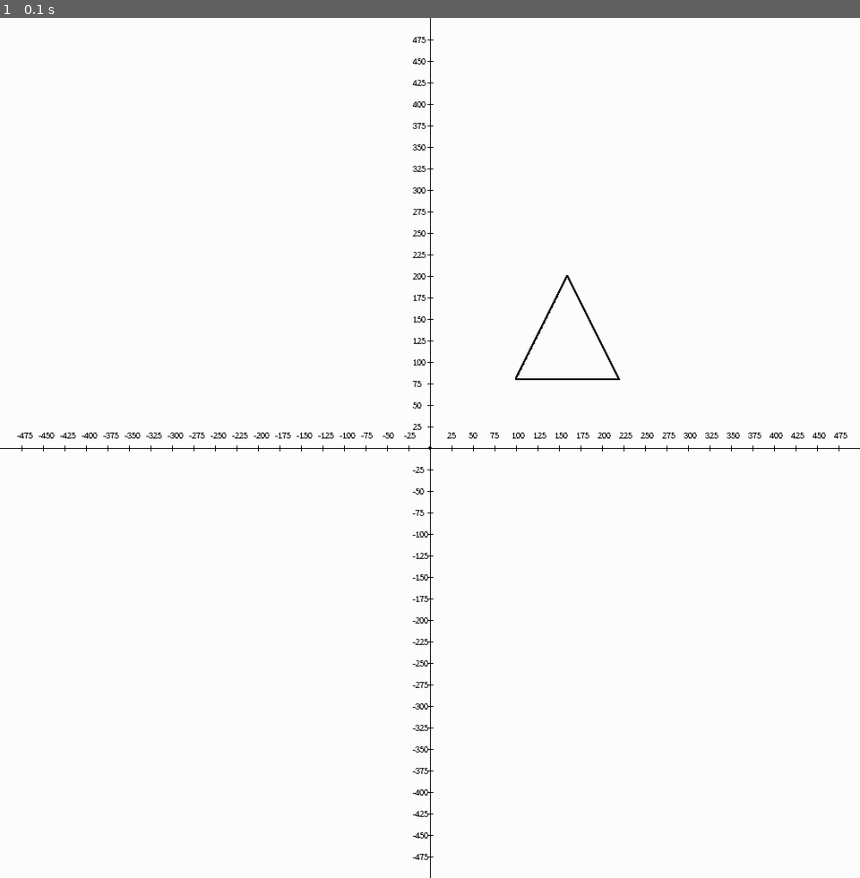
Above: before the commit, frame 1.
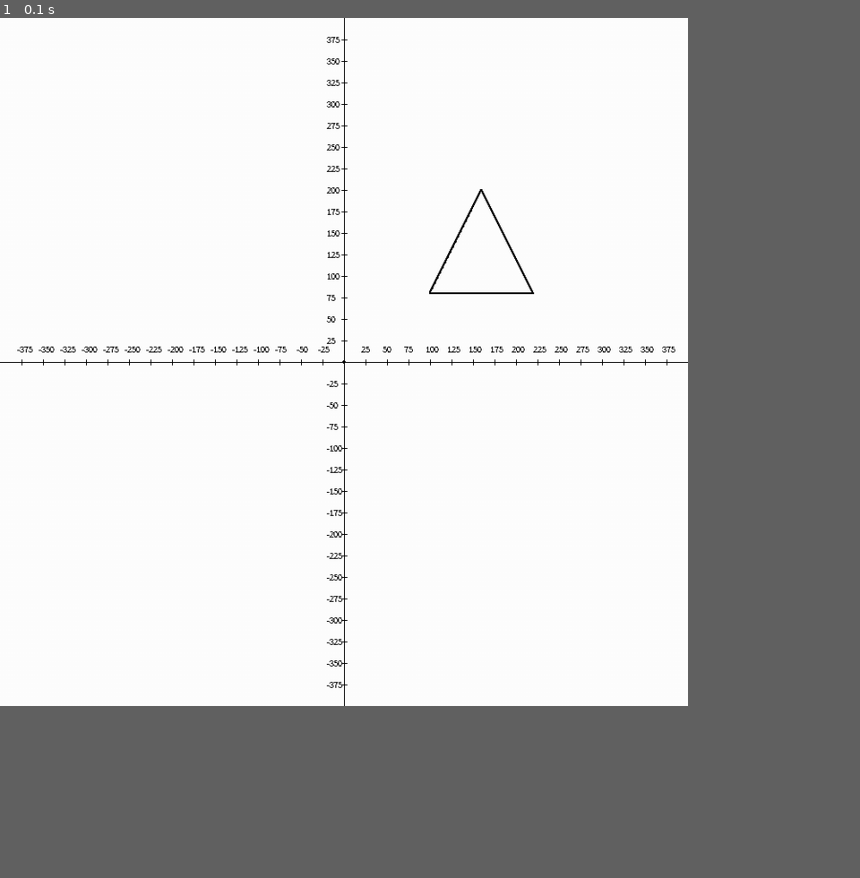
Above: after the commit, the same moment.

Repository: weth767/pycgeo
Game: pygame game, started from main.py
The game is run twice, just before and just after one commit, with the same random seed, the same clock (stepped at 60 frames per second) and the same inputs.
Inputs:
- Up to frame 1 (0.1 s): no input
The window is 900x900 before the commit and 720x720 after it. Grey fills any space a smaller window leaves; there, only what the larger window draws over its background counts as a difference.

The runs differ from the first frame. In frame 1, 1.9% of the frame differs, in the area x 0-100%, y 0-100%.

Commit message:
Finalizado a questão do plano cartesiano e adicionadas algumas constantes para facilitar o uso

Diff:
--- a/resources/__init__.py
+++ b/resources/__init__.py
@@ -1,8 +1,11 @@
 import abc
 import sys
+import tkinter
+
 import pygame
 from errors import Messages
 import tkinter as tk
+from tkinter import font
 from utils import Utils, Colors, Consts
 
 
@@ -47,33 +50,33 @@
         """
         half_height = self.h / 2
         half_width = self.w / 2
-        pygame.draw.line(self.screen, Colors.black, (0, half_height), (self.w, half_height))
-        pygame.draw.line(self.screen, Colors.black, (half_width, 0), (half_width, self.h))
-        pygame.draw.circle(self.screen, Colors.black, (half_width, half_height), 2, 0)
+        pygame.draw.line(self.screen, Colors.BLACK, (0, half_height), (self.w, half_height))
+        pygame.draw.line(self.screen, Colors.BLACK, (half_width, 0), (half_width, self.h))
+        pygame.draw.circle(self.screen, Colors.BLACK, (half_width, half_height), 2, 0)
         for w in range(1, int(half_width)):
             if w % 25 == 0:
                 # eixo x positivo
-                textxp = self.font.render(str(w), False, Colors.black)
+                textxp = self.font.render(str(w), False, Colors.BLACK)
                 self.screen.blit(textxp, (half_width + w - 5, (half_height - 20)))
-                pygame.draw.line(self.screen, Colors.black, (half_width + w, (half_height - 3)),
+                pygame.draw.line(self.screen, Colors.BLACK, (half_width + w, (half_height - 3)),
                                  (half_width + w, half_height + 3))
                 # eixo x negativo
-                textxn = self.font.render(f'-{str(w)}', False, Colors.black)
+                textxn = self.font.render(f'-{str(w)}', False, Colors.BLACK)
                 self.screen.blit(textxn, (half_width - 5 - w, (half_height - 20)))
-                pygame.draw.line(self.screen, Colors.black, (half_width - w, (half_height - 3)),
+                pygame.draw.line(self.screen, Colors.BLACK, (half_width - w, (half_height - 3)),
                                  (half_width - w, half_height + 3))
 
         for h in range(1, int(half_height)):
             if h % 25 == 0:
                 # eixo y positivo
-                textyp = self.font.render(str(h), False, Colors.black)
+                textyp = self.font.render(str(h), False, Colors.BLACK)
                 self.screen.blit(textyp, (half_width - 20, (half_height - h - 5)))
-                pygame.draw.line(self.screen, Colors.black, (half_width - 3, (half_height - h)),
+                pygame.draw.line(self.screen, Colors.BLACK, (half_width - 3, (half_height - h)),
                                  (half_width + 3, half_height - h))
                 # eixo y negativo
-                textyn = self.font.render(f'-{str(h)}', False, Colors.black)
+                textyn = self.font.render(f'-{str(h)}', False, Colors.BLACK)
                 self.screen.blit(textyn, (half_width - 20, (half_height + h - 5)))
-                pygame.draw.line(self.screen, Colors.black, (half_width - 3, (half_height + h)),
+                pygame.draw.line(self.screen, Colors.BLACK, (half_width - 3, (half_height + h)),
                                  (half_width + 3, half_height + h))
 
     def draw(self, **kwargs) -> None:
@@ -90,9 +93,9 @@
        """
         self.screen = kwargs.get('screen') if kwargs.get('screen') is not None else self.screen
         points = kwargs.get('points') if kwargs.get('points') is not None else []
-        color = kwargs.get('color') if kwargs.get('color') is not None else Colors.black
+        color = kwargs.get('color') if kwargs.get('color') is not None else Colors.BLACK
         background_color = kwargs.get('background_color') if kwargs.get('background_color') is not None else \
-            Colors.white
+            Colors.WHITE
         pygame.display.set_caption('Canvas')
         while True:
             for event in pygame.event.get():
@@ -134,6 +137,44 @@
         self.screen = tk.Tk()
         self.screen.configure(width=self.w, height=self.h)
 
+    def __build_cartesian_plan__(self, canvas: tkinter.Canvas):
+        """
+        Draw a cartesian plan into screen showing 25 by 25 point to each axis by the screen size
+        :return:
+        """
+        half_height = self.h / 2
+        half_width = self.w / 2
+        canvas.create_line((0, half_height), (self.w, half_height), width=1,
+                           fill=Colors.BLACK_HEX)
+        canvas.create_line((half_width, 0), (half_width, self.h), width=1,
+                           fill=Colors.BLACK_HEX)
+        canvas.create_oval((half_width, half_height), (half_width, half_height), width=3, fill=Colors.BLACK_HEX)
+        for w in range(1, int(half_width)):
+            if w % 25 == 0:
+                # eixo x positivo
+                canvas.create_text(half_width + w, (half_height - 10), fill=Colors.BLACK_HEX,
+                                   font=font.Font(family=Consts.DEFAULT_FONT_FAMILY, size=Consts.DEFAULT_FONT_SIZE -1),
+                                   text=w)
+                canvas.create_line((half_width + w, (half_height - 3)), (half_width + w, half_height + 3))
+                # eixo x negativo
+                canvas.create_text(half_width - w, (half_height - 10), fill=Colors.BLACK_HEX,
+                                   font=font.Font(family=Consts.DEFAULT_FONT_FAMILY, size=Consts.DEFAULT_FONT_SIZE - 1),
+                                   text=w * -1)
+                canvas.create_line((half_width - w, (half_height - 3)), (half_width - w, half_height + 3))
+
+        for h in range(1, int(half_height)):
+            if h % 25 == 0:
+                # eixo y positivo
+                canvas.create_text(half_width - 13, (half_height - h), fill=Colors.BLACK_HEX,
+                                   font=font.Font(family=Consts.DEFAULT_FONT_FAMILY, size=Consts.DEFAULT_FONT_SIZE - 1),
+                                   text=h)
+                canvas.create_line(half_width - 3, (half_height - h), half_width + 3, half_height - h)
+                # eixo y negativo
+                canvas.create_text(half_width - 13, (half_height + h), fill=Colors.BLACK_HEX,
+                                   font=font.Font(family=Consts.DEFAULT_FONT_FAMILY, size=Consts.DEFAULT_FONT_SIZE - 1),
+                                   text=h * -1)
+                canvas.create_line(half_width - 3, (half_height + h), half_width + 3, half_height + h)
+
     def draw(self, **kwargs):
         """
         Draw method of Tkinter Canvas Module
@@ -148,15 +189,22 @@
         """
         self.screen = kwargs.get('screen') if kwargs.get('screen') is not None else self.screen
         points = kwargs.get('points') if kwargs.get('points') is not None else []
-        color = kwargs.get('color') if kwargs.get('color') is not None else Colors.black
+        color = kwargs.get('color') if kwargs.get('color') is not None else Colors.BLACK
         color = Utils.rgb_to_hex(color[0], color[1], color[2])
         background_color = kwargs.get('background_color') if kwargs.get('background_color') is not None else \
-            Colors.white
+            Colors.WHITE
         background_color = Utils.rgb_to_hex(background_color[0], background_color[1], background_color[2])
         self.screen.title('Canvas')
         self.screen.configure(background=background_color)
         canvas = tk.Canvas(self.screen, width=self.w, height=self.h)
-        for point in points:
-            canvas.create_oval(point.x, self.h - point.y, point.x, self.h - point.y, width=0, fill=color)
+        if self.use_cartesian_plan:
+            self.__build_cartesian_plan__(canvas)
+            for point in points:
+                x = self.w / 2 + point.x
+                y = self.h - (self.h / 2 + point.y)
+                canvas.create_oval(x, y, x, y, width=0, fill=color)
+        else:
+            for point in points:
+                canvas.create_oval(point.x, self.h - point.y, point.x, self.h - point.y, width=0, fill=color)
         canvas.pack(expand=tk.YES, fill=tk.BOTH)
         self.screen.mainloop()
--- a/utils/__init__.py
+++ b/utils/__init__.py
@@ -15,12 +15,14 @@
 
 
 class Consts:
-    DEFAULT_SCREEN_WIDTH = 1000
-    DEFAULT_SCREEN_HEIGHT = 1000
+    DEFAULT_SCREEN_WIDTH = 800
+    DEFAULT_SCREEN_HEIGHT = 800
     DEFAULT_FONT_SIZE = 9
     DEFAULT_FONT_FAMILY = 'Arial'
 
 
 class Colors:
-    black = (0, 0, 0)
-    white = (255, 255, 255)
+    BLACK = (0, 0, 0)
+    BLACK_HEX = Utils.rgb_to_hex(0, 0, 0)
+    WHITE = (255, 255, 255)
+    WHITE_HEX = Utils.rgb_to_hex(255, 255, 255)
